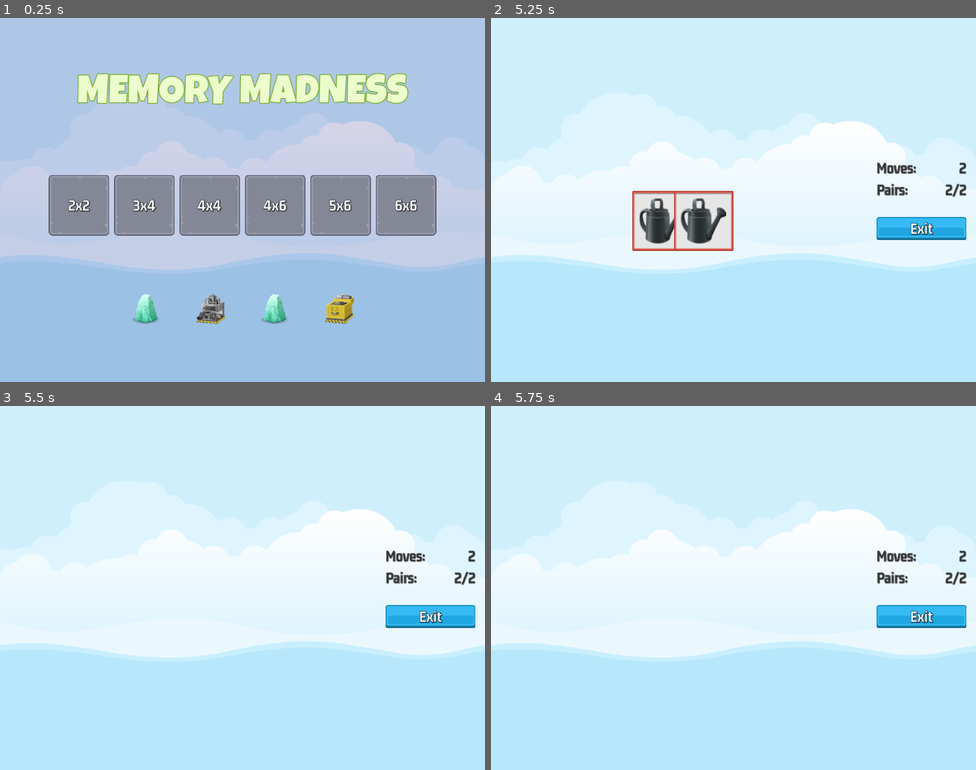
Above: before the commit, frames 1-4 (two rows, left to right).
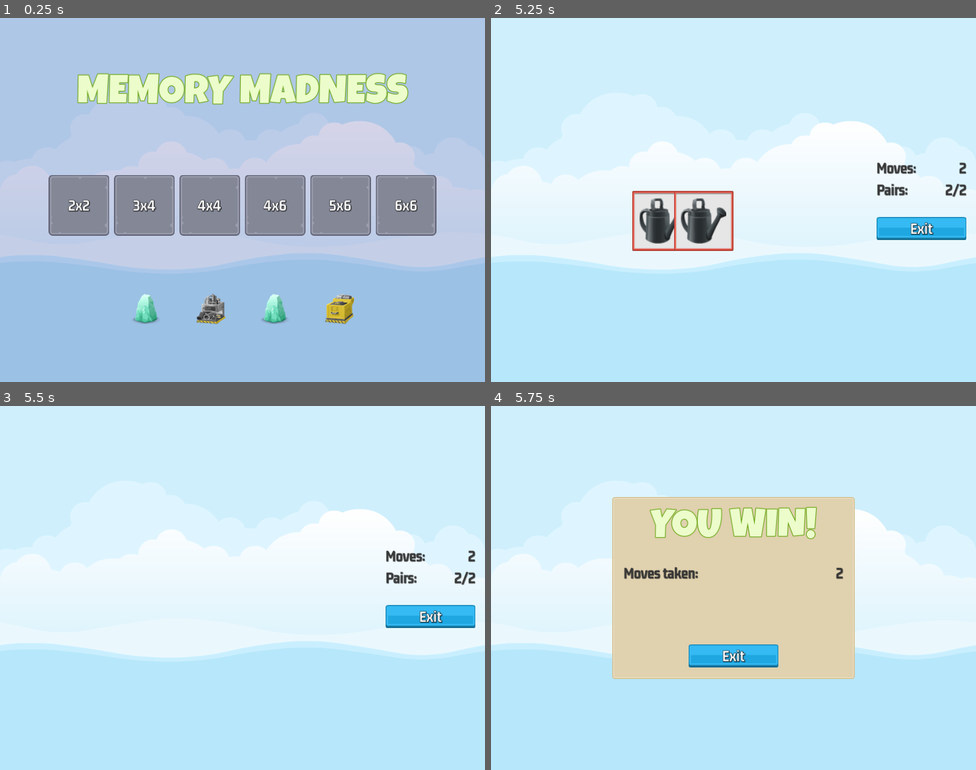
Above: after the commit, the same moments.

Repository: fj0lverkr/MemoryMadness
Game: Godot game, scene res://scenes/master/master.tscn
The game is run twice, just before and just after one commit, with the same random seed, the same clock (stepped at 60 frames per second) and the same inputs.
Inputs (mouse positions are in pixels of both pictures, inside the frame that each line leads up to):
- Up to frame 1 (0.25 s): no input
- Up to frame 2 (5.25 s): click "2x2" at 0.5 s; click (660, 178) at 1.25 s; click (704, 178) at 2.02 s; click (660, 221) at 2.77 s; click (704, 221) at 3.52 s; click (660, 221) at 4.27 s
- Up to frame 3 (5.5 s): no input
- Up to frame 4 (5.75 s): no input

Frames 1-3 are identical in both runs. In frame 4, 27% of the frame differs, in the area x 25-98%, y 25-75%.

Commit message:
Finalize project

Diff:
--- a/autoloads/signal_bus.gd
+++ b/autoloads/signal_bus.gd
@@ -7,3 +7,4 @@
 signal on_tile_selected(tile: MemoryTile)
 signal on_move_made(count: int)
 signal on_pair_made(count: int)
+signal on_game_over(moves: int)
--- a/scenes/game_over/game_over.gd
+++ b/scenes/game_over/game_over.gd
@@ -1,12 +1,18 @@
 extends Control
 
 @onready var moves_label: Label = $"NinePatchRect/MC/VB/HB/MovesLabel"
+@onready var audio: AudioStreamPlayer = $"Audio"
 
 # Called when the node enters the scene tree for the first time.
 func _ready() -> void:
-	pass # Replace with function body.
+	SignalBus.on_game_over.connect(_on_game_over)
 
+func _on_game_over(moves: int) -> void:
+	moves_label.text = str(moves)
+	show()
 
 func _on_exit_button_pressed() -> void:
 	hide()
+	GameManager.clear_nodes_of_group(GameManager.TILES_GROUP)
+	AudioManager.play_button_clicked(audio)
 	SignalBus.on_game_exit_pressed.emit()
--- a/scenes/game_over/game_over.tscn
+++ b/scenes/game_over/game_over.tscn
@@ -100,4 +100,6 @@
 horizontal_alignment = 1
 vertical_alignment = 1
 
+[node name="Audio" type="AudioStreamPlayer" parent="."]
+
 [connection signal="pressed" from="NinePatchRect/MC/VB/ExitButton" to="." method="_on_exit_button_pressed"]
--- a/scenes/game_screen/game_screen.gd
+++ b/scenes/game_screen/game_screen.gd
@@ -6,6 +6,7 @@
 @onready var tiles_grid: GridContainer = $"HB/MCLeft/TilesGrid"
 @onready var moves_label: Label = $"HB/MCRight/VB/HB/MovesLabel"
 @onready var pairs_label: Label = $"HB/MCRight/VB/HB2/PairsLabel"
+@onready var mc_right: MarginContainer = $"HB/MCRight"
 @onready var scorer: Scorer = $Scorer
 
 var _total_pairs: int = 0
@@ -15,6 +16,7 @@
 	SignalBus.on_level_selected.connect(_on_level_selected)
 	SignalBus.on_move_made.connect(_update_moves_label)
 	SignalBus.on_pair_made.connect(_update_pairs_label)
+	SignalBus.on_game_over.connect(_on_game_over)
 
 func _update_pairs_label(count: int) -> void:
 	pairs_label.text = "%s/%s" % [str(count), str(_total_pairs)]
@@ -46,3 +48,7 @@
 	scorer.clear_game(level_selection.pairs)
 	_update_moves_label(0)
 	_update_pairs_label(0)
+	mc_right.show()
+
+func _on_game_over(_m: int) -> void:
+	mc_right.hide()
--- a/scenes/scorer/scorer.gd
+++ b/scenes/scorer/scorer.gd
@@ -22,6 +22,10 @@
 func _hide_selections() -> void:
 	for s: MemoryTile in _selected_tiles:
 		s.toggle_reveal(false)
+
+func _do_game_over() -> void:
+	AudioManager.play_sound(sound, AudioManager.SOUND_GAME_OVER)
+	SignalBus.on_game_over.emit(_moves)
 
 func _remove_tiles() -> void:
 	for t in _selected_tiles:
@@ -65,5 +69,8 @@
 	_selected_tiles.clear()
 	SignalBus.on_select_enabled.emit()
 
+	if _pairs_made == _target_pairs:
+		_do_game_over()
+
 func _on_game_exit_pressed() -> void:
 	reveal_timer.stop()
